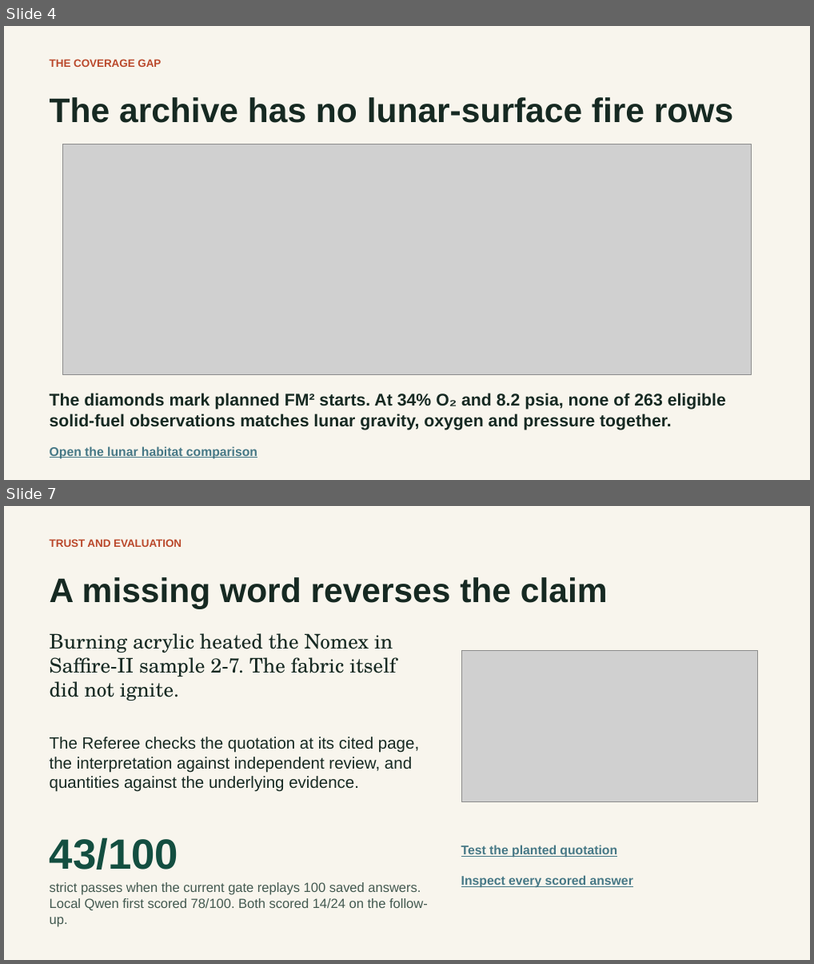
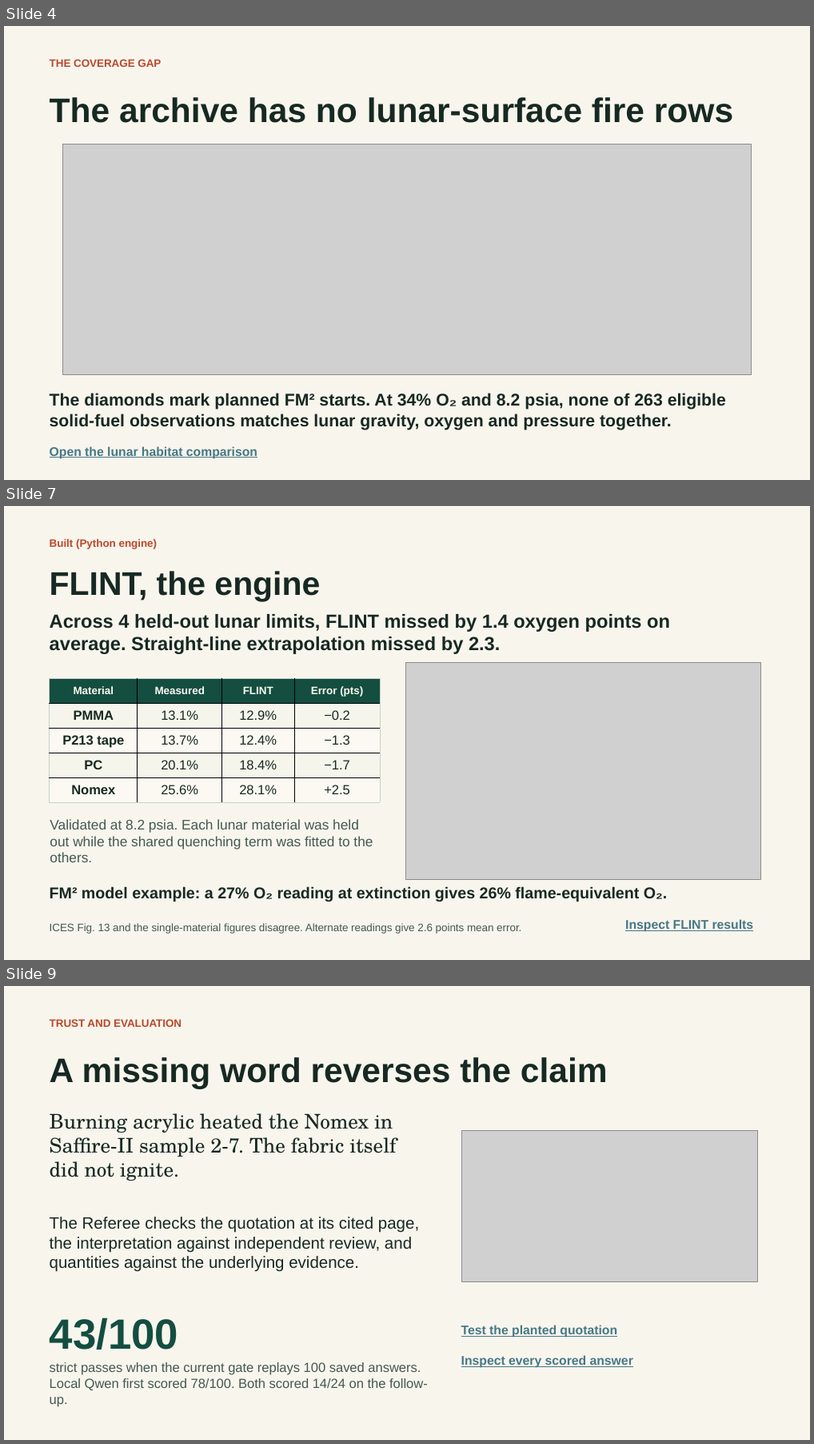
Before and after one commit to Haresh276/first-fire, a slide deck: dist/master-round2-slides.pptx. Shown one above the other, each under a label of ours: slides 4 and 7 before the commit, slides 4, 7 and 9 after it; the slides between them are not shown. The pictures are 814x964 and 814x1444 pixels, drawn with LibreOffice and Linux fonts; fonts in the diff are those of the drawing; grey boxes stand for pictures. Boxes give left, top, right and bottom in pixels: in the first picture for what was removed or moved away, otherwise in the second. Text is boxed around its words. In the diff, an @@ line names an element or a change of style, - is before the commit and + after.

Commit message:
Add FLINT and the pressurized rover case to the timed Round 2 deck

```diff
--- a/dist/master-round2-slides.pptx
+++ b/dist/master-round2-slides.pptx
@@ slide 7 added at box(4, 506, 810, 960), background #F8F5ED @@
@@ text added at box(50, 539, 158, 549), 12.8 pt, text #BA482B, bold @@
+Built (Python engine)
@@ text added at box(50, 571, 320, 602), 39 pt, text #162922, bold @@
+FLINT, the engine
@@ text added at box(50, 614, 670, 654), 22.5 pt, text #162922, bold @@
+Across 4 held-out lunar limits, FLINT missed by 1.4 oxygen points on average. Straight-line extrapolation missed by 2.3.
@@ picture added at box(406, 662, 761, 879) @@
@@ table added at box(50, 678, 381, 802), 5 rows, 4 columns @@
+Material | Measured | FLINT | Error (pts)
+PMMA | 13.1% | 12.9% | −0.2
+P213 tape | 13.7% | 12.4% | −1.3
+PC | 20.1% | 18.4% | −1.7
+Nomex | 25.6% | 28.1% | +2.5
@@ text added at box(50, 819, 373, 862), 16.5 pt, text #435950 @@
+Validated at 8.2 psia. Each lunar material was held out while the shared quenching term was fitted to the others.
@@ text added at box(50, 886, 667, 901), 18.8 pt, text #162922, bold @@
+FM² model example: a 27% O₂ reading at extinction gives 26% flame-equivalent O₂.
@@ text added at box(50, 923, 522, 933), 12.8 pt, text #435950 @@
+ICES Fig. 13 and the single-material figures disagree. Alternate readings give 2.6 points mean error.
@@ text added at box(626, 919, 754, 932), 15 pt, text #467886, bold, underline @@
+Inspect FLINT results
@@ what was slide 7 is now slide 9 @@
```
Also in this commit, not shown: 3 slides changed, 1 other slide added, 11 other files.
